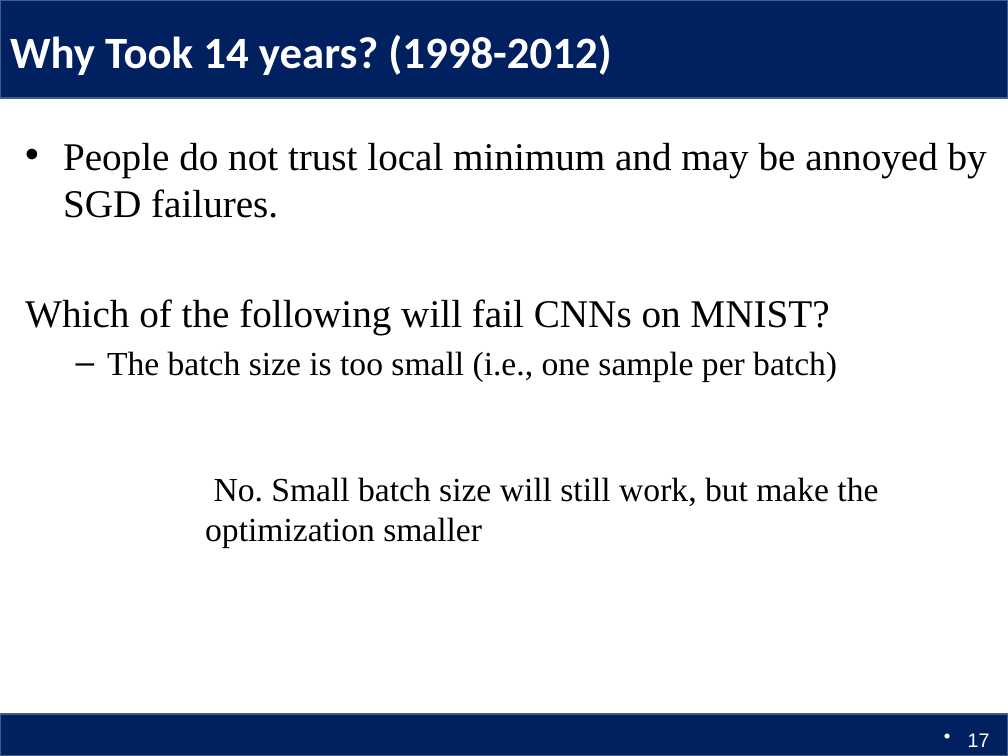
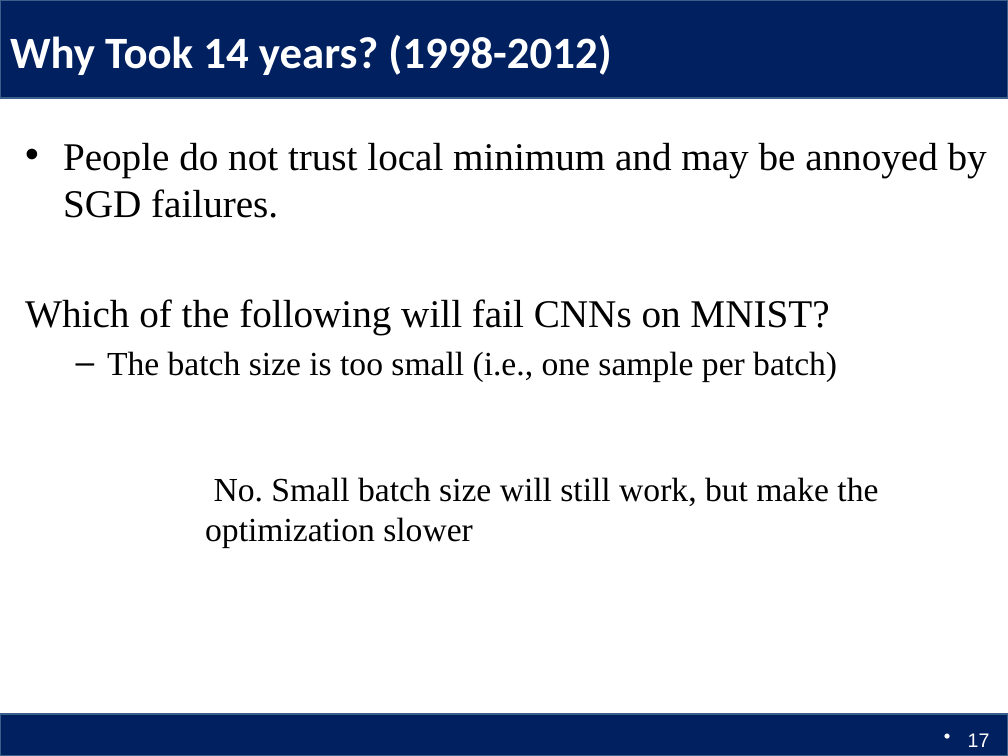
Before and after one commit to Columbia6894/Columbia6894.github.io, a slide deck: slide 17 of lecture/lecture5_llcao.pptx. Drawn at 1008x756 pixels with LibreOffice and Linux fonts; fonts in the diff are those of the drawing. Boxes give left, top, right and bottom in pixels: in the first picture for what was removed or moved away, otherwise in the second. Text is boxed around its words. In the diff, an @@ line names an element or a change of style, - is before the commit and + after.

Commit message:
update lecture5

```diff
--- a/lecture/lecture5_llcao.pptx
+++ b/lecture/lecture5_llcao.pptx
@@ text at bbox=[205, 477, 878, 548]: text changed @@
-No. Small batch size will still work, but make the optimization smaller
+No. Small batch size will still work, but make the optimization slower
```
Also in this commit, not shown: 1 other file.
